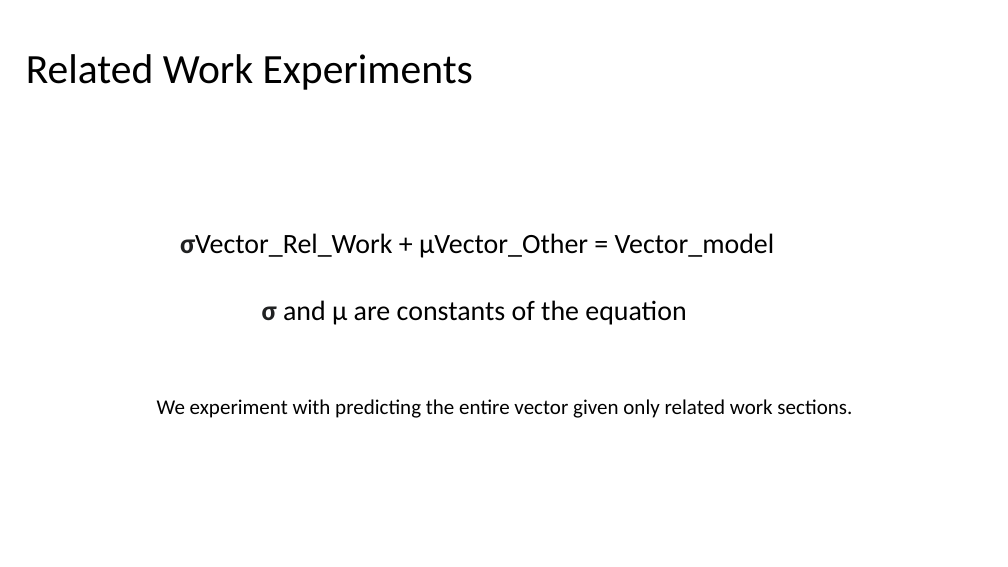
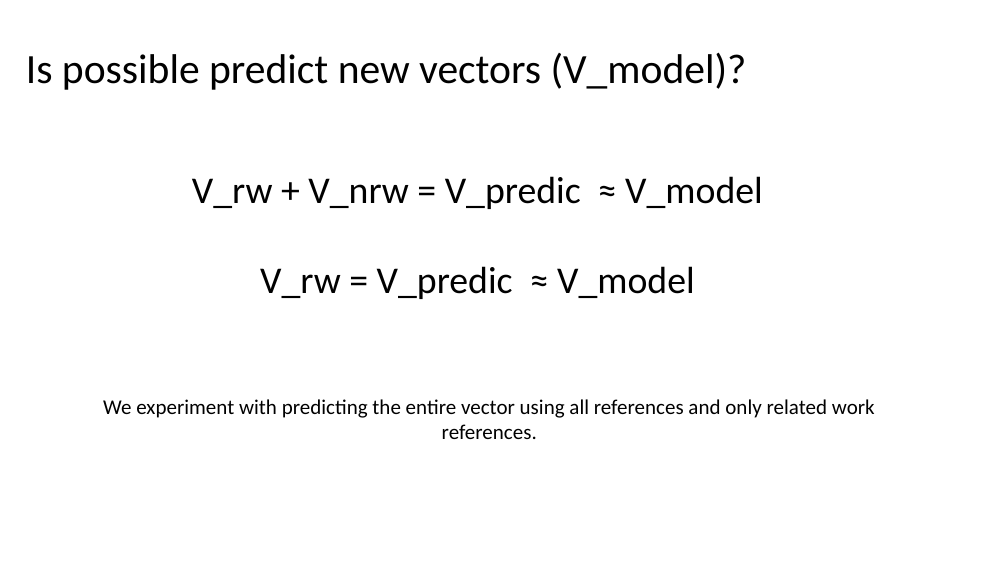
Before and after one commit to kwchurch/JSALT_Better_Together, a slide deck: slide 23 of slides/final_presentation_draft/Experiments/Related_Work_Hypothesis_final.pptx. Drawn at 1008x567 pixels with LibreOffice and Linux fonts; fonts in the diff are those of the drawing. Boxes give left, top, right and bottom in pixels: in the first picture for what was removed or moved away, otherwise in the second. Text is boxed around its words. In the diff, an @@ line names an element or a change of style, - is before the commit and + after.

```diff
--- a/slides/final_presentation_draft/Experiments/Related_Work_Hypothesis_final.pptx
+++ b/slides/final_presentation_draft/Experiments/Related_Work_Hypothesis_final.pptx
@@ title at (x1=26, y1=52, x2=747, y2=90): text changed @@
-Related Work Experiments
+Is possible predict new vectors (V_model)?
@@ text at (x1=192, y1=176, x2=763, y2=299): text changed; size 26.7 to 36 pt @@
-σVector_Rel_Work + μVector_Other = Vector_model
-σ and μ are constants of the equation
+V_rw + V_nrw = V_predic ≈ V_model
+V_rw = V_predic ≈ V_model
@@ text at (x1=103, y1=399, x2=875, y2=439): text changed @@
-We experiment with predicting the entire vector given only related work sections.
+We experiment with predicting the entire vector using all references and only related work references.
```
Also in this commit, not shown: 4 other slides changed, 1 slide added.
